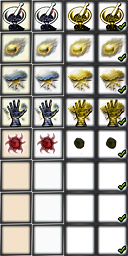
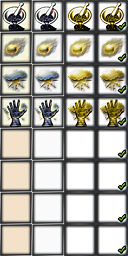
Layered file, before and after one edit (128 × 256). Changes by layer:
removed layer "Yellow" (was multiply) over left=69, top=133, right=119, bottom=155
removed layer "Stone" over left=3, top=131, right=119, bottom=156
